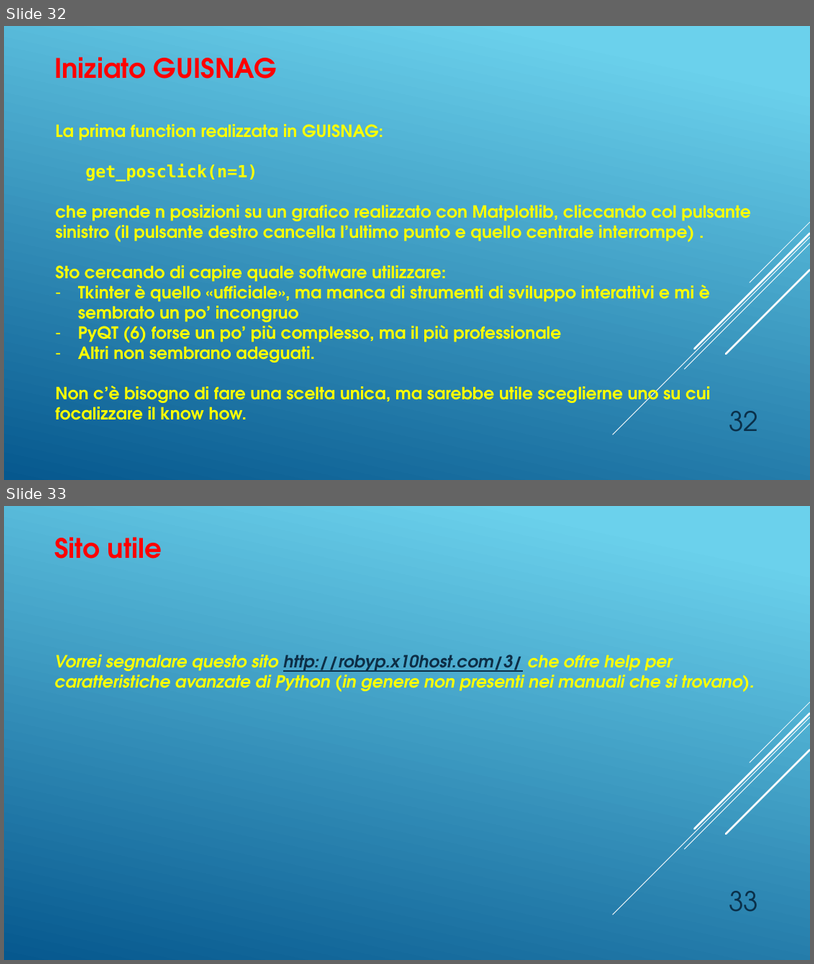
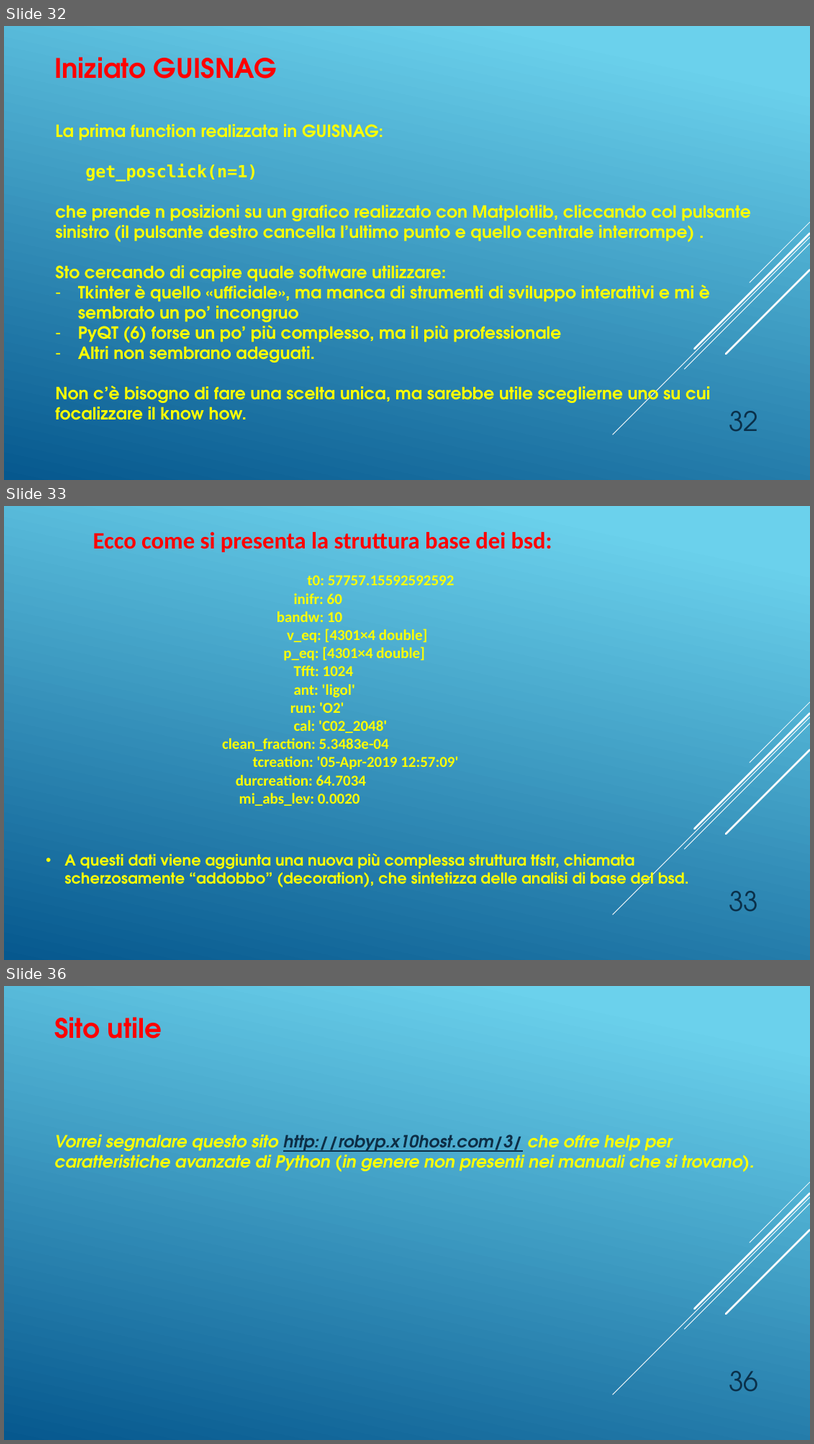
Before and after one commit to SerFrasca/SnagPy, a slide deck: doc/SnagPy04.pptx. Shown one above the other, each under a label of ours: slides 32 and 33 before the commit, slides 32, 33 and 36 after it; the slides between them are not shown. The pictures are 814x964 and 814x1444 pixels, drawn with LibreOffice and Linux fonts; fonts in the diff are those of the drawing. Boxes give left, top, right and bottom in pixels: in the first picture for what was removed or moved away, otherwise in the second. Text is boxed around its words. In the diff, an @@ line names an element or a change of style, - is before the commit and + after.

```diff
--- a/doc/SnagPy04.pptx
+++ b/doc/SnagPy04.pptx
@@ slide 33 added at (4, 506, 810, 960), background gradient #6ED2EB to #06588E; not listed: 5 template elements that a slide beside it also shows @@
@@ text added at (93, 532, 553, 552), 28 pt, text #FF0000, bold @@
+Ecco come si presenta la struttura base dei bsd:
@@ text added at (222, 575, 458, 806), 18 pt, text #FFFF00, bold @@
+t0: 57757.15592592592
+inifr: 60
+bandw: 10
+v_eq: [4301×4 double]
+p_eq: [4301×4 double]
+Tfft: 1024
+ant: 'ligol'
+run: 'O2'
+cal: 'C02_2048'
+clean_fraction: 5.3483e-04
+tcreation: '05-Apr-2019 12:57:09'
+durcreation: 64.7034
+mi_abs_lev: 0.0020
@@ text added at (64, 853, 689, 890), 18 pt, text #FFFF00, bold @@
+• A questi dati viene aggiunta una nuova più complessa struttura tfstr, chiamata scherzosamente “addobbo” (decoration), che sintetizza delle analisi di base del bsd.
@@ page number added at (729, 890, 759, 911), 32 pt, text #0A304A @@
+33
@@ what was slide 33 is now slide 36 @@
@@ page number at (729, 1370, 759, 1391): text changed @@
-33
+36
```
Also in this commit, not shown: 2 other slides added, 1 other file.
